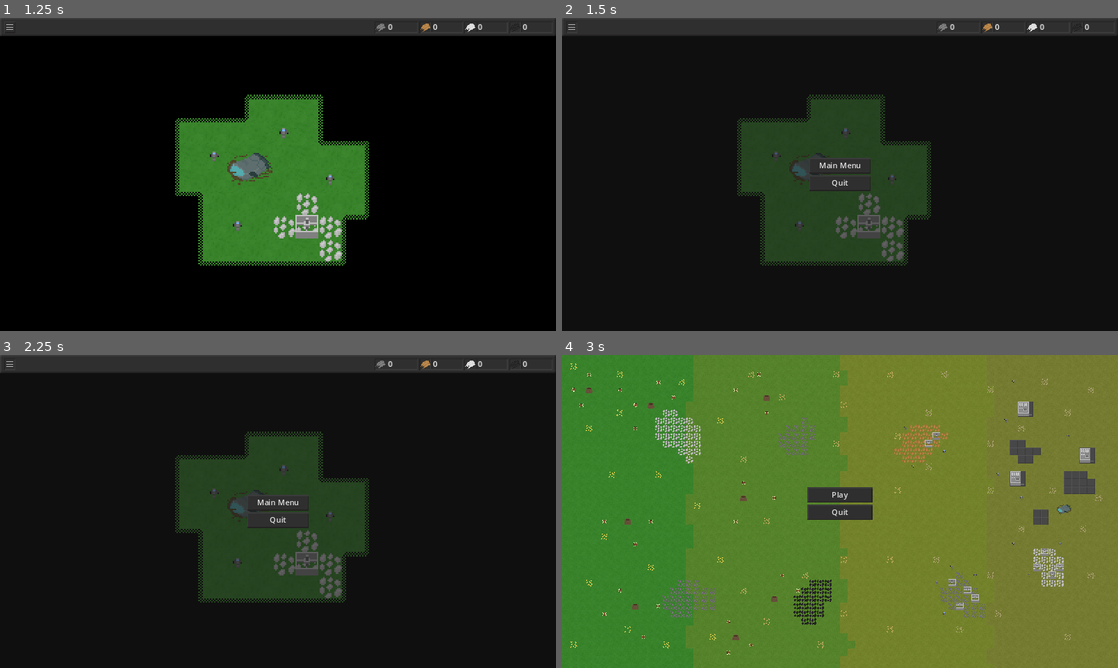
Above: before the commit, frames 1-4 (two rows, left to right).
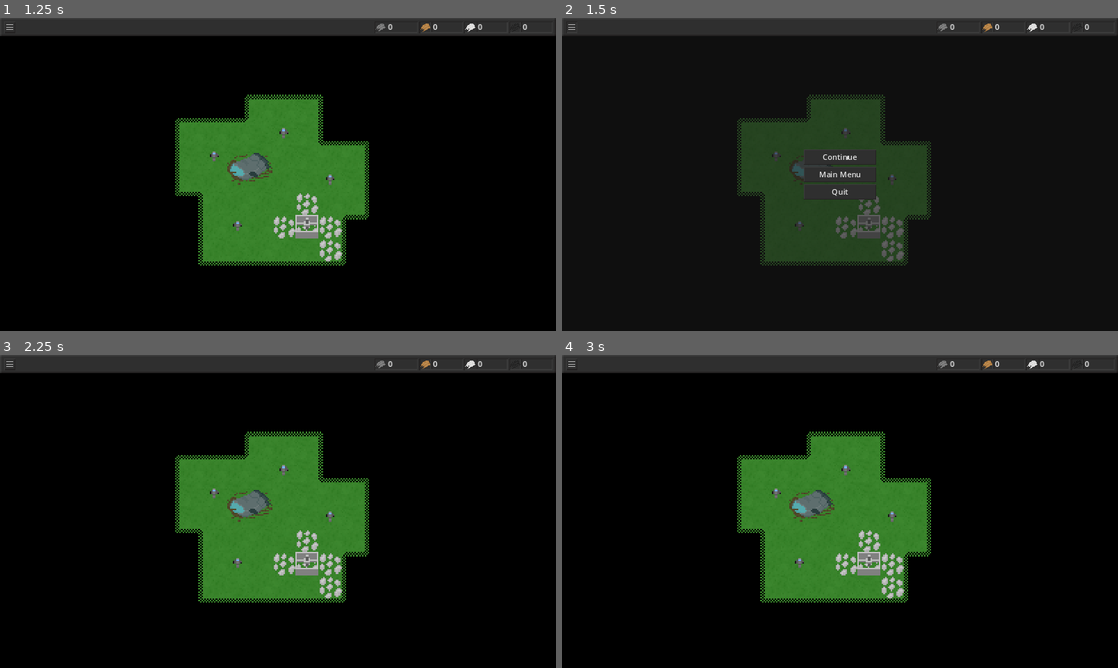
Above: after the commit, the same moments.

Repository: wssuomi/pirate-jam-14
Game: Godot game, scene res://scenes/main_menu.tscn
Same seed, same stepped clock (60 frames per second), same inputs: the game is played once before the commit and once after it.
Inputs (mouse positions are in pixels of both pictures, inside the frame that each line leads up to):
- Up to frame 1 (1.25 s): click "Play" at 0.5 s
- Up to frame 2 (1.5 s): click (573, 27) at 1.25 s
- Up to frame 3 (2.25 s): click (278, 492) at 2 s, where only the run after the commit has a clickable "Continue"
- Up to frame 4 (3 s): click (840, 502) at 2.75 s, where only the run before the commit has a clickable "Main Menu"

Frame 1 is identical in both runs. In frame 2, 0.4% of the frame differs, in the area x 43-57%, y 42-58%; in frame 3, 14%; in frame 4, 99%, in the area x 0-100%, y 0-100%.

Commit message:
added continue button to pause menu

Diff:
--- a/scenes/pause_menu.tscn
+++ b/scenes/pause_menu.tscn
@@ -6,6 +6,15 @@
 
 [sub_resource type="StyleBoxTexture" id="StyleBoxTexture_q5h4u"]
 texture = ExtResource("2_mnvcc")
+
+[sub_resource type="StyleBoxTexture" id="StyleBoxTexture_t0uyp"]
+texture = ExtResource("3_81lti")
+
+[sub_resource type="StyleBoxTexture" id="StyleBoxTexture_kdv66"]
+texture = ExtResource("3_81lti")
+
+[sub_resource type="StyleBoxTexture" id="StyleBoxTexture_g380m"]
+texture = ExtResource("3_81lti")
 
 [sub_resource type="StyleBoxTexture" id="StyleBoxTexture_ptxyc"]
 texture = ExtResource("2_mnvcc")
@@ -72,13 +81,15 @@
 size_flags_vertical = 4
 
 [node name="Continue" type="Button" parent="MarginContainer/VBoxContainer"]
-visible = false
 texture_filter = 1
 custom_minimum_size = Vector2(150, 32)
 layout_mode = 2
 size_flags_vertical = 4
 mouse_filter = 1
 theme_override_styles/normal = SubResource("StyleBoxTexture_q5h4u")
+theme_override_styles/hover = SubResource("StyleBoxTexture_t0uyp")
+theme_override_styles/pressed = SubResource("StyleBoxTexture_kdv66")
+theme_override_styles/focus = SubResource("StyleBoxTexture_g380m")
 text = "Continue"
 
 [node name="MainMenu" type="Button" parent="MarginContainer/VBoxContainer"]
Not shown: 1 places in scenes/pause_menu.tscn that only renumber resources
